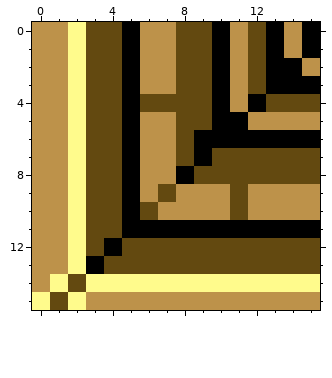
Two versions of one pixel-art sprite, res/drawable/House_bottom_left.png. Above is the file before it was changed.
The file is 16x16 pixels.
Once edited:
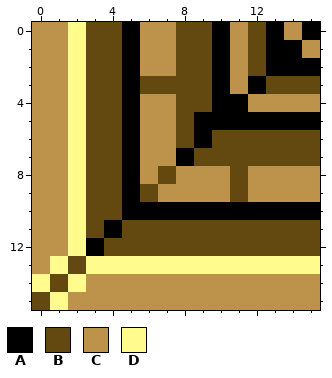
Palette (. is transparent): A #000000  B #634910  C #bd924a  D #fffb8c
The exact change:
{"y":1,"x":14,"old":"CA","new":"AC"}
{"y":2,"x":15,"old":"C","new":"A"}
{"y":3,"x":6,"old":"CC","new":"BB"}
{"y":3,"x":12,"old":"BAAA","new":"ABBB"}
{"y":4,"x":6,"old":"BB","new":"CC"}
{"y":4,"x":11,"old":"CABBB","new":"ACCCC"}
{"y":5,"x":9,"old":"B","new":"A"}
{"y":5,"x":12,"old":"CCCC","new":"AAAA"}
{"y":6,"x":10,"old":"AAAAAA","new":"BBBBBB"}
{"y":7,"x":8,"old":"BA","new":"AB"}
{"y":8,"x":7,"old":"CABB","new":"BCCC"}
{"y":8,"x":12,"old":"BBBB","new":"CCCC"}
{"y":9,"x":6,"old":"CB","new":"BC"}
{"y":10,"x":6,"old":"BCCCCBCCCC","new":"AAAAAAAAAA"}
{"y":11,"x":4,"old":"BAAAAAAAAAAA","new":"ABBBBBBBBBBB"}
{"y":12,"x":3,"old":"BA","new":"AB"}
{"y":13,"x":1,"old":"CDABBBBBBBBBBBB","new":"DBDDDDDDDDDDDDD"}
{"y":14,"x":0,"old":"CDBDDDDDDDDDDDDD","new":"DBDCCCCCCCCCCCCC"}
{"y":15,"x":0,"old":"DBD","new":"BDC"}
